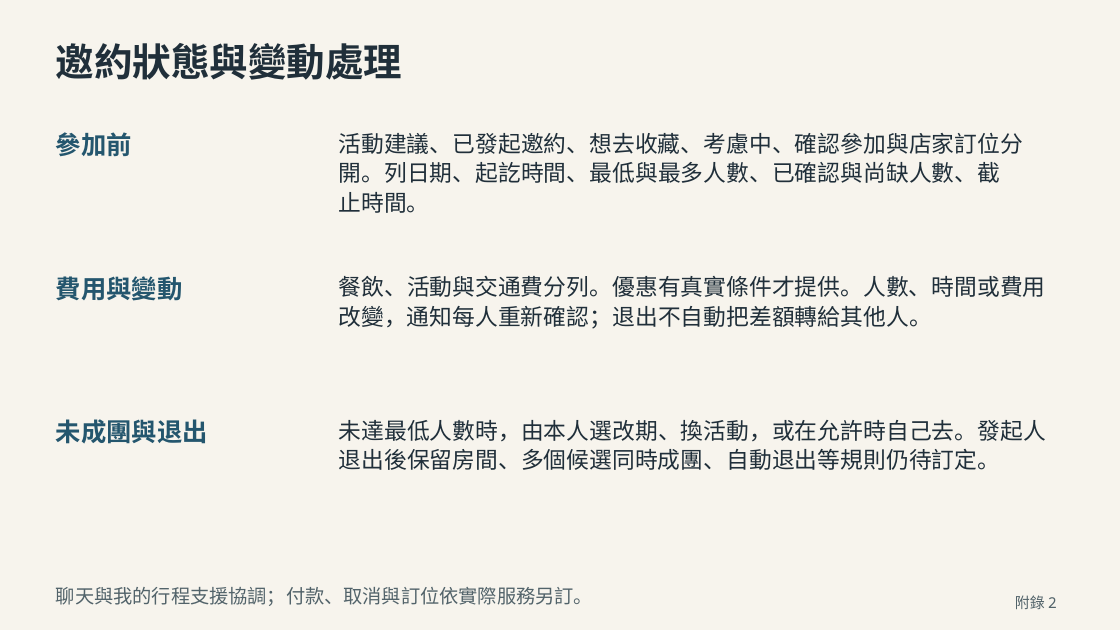
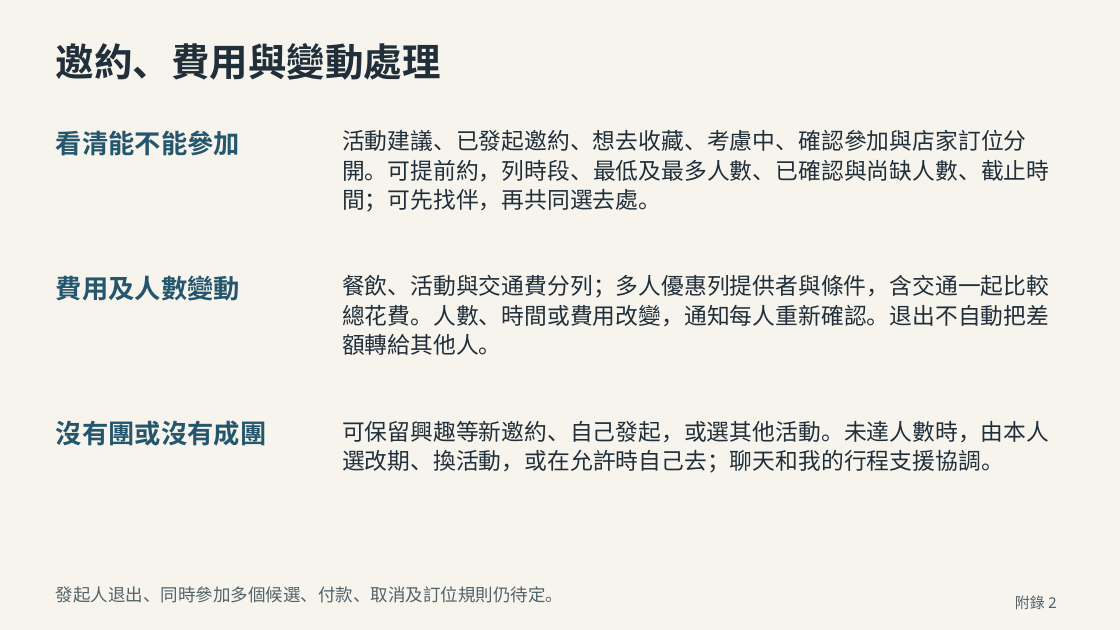
Before and after one commit to e40125/yoxi-meeting-review, a slide deck: slide 18 of downloads/proposal/yoxi-proposal.pptx. Drawn at 1120x630 pixels with LibreOffice and Linux fonts; fonts in the diff are those of the drawing. Boxes give left, top, right and bottom in pixels: in the first picture for what was removed or moved away, otherwise in the second. Text is boxed around its words. In the diff, an @@ line names an element or a change of style, - is before the commit and + after.

```diff
--- a/downloads/proposal/yoxi-proposal.pptx
+++ b/downloads/proposal/yoxi-proposal.pptx
@@ text at (56, 43, 441, 80): text changed @@
-邀約狀態與變動處理
+邀約、費用與變動處理
@@ text at (56, 130, 240, 156): text changed; size 21.8 to 22.5 pt @@
-參加前
+看清能不能參加
@@ text at (342, 160, 1049, 181): text changed @@
-開。列日期、起訖時間、最低與最多人數、已確認與尚缺人數、截
+開。可提前約，列時段、最低及最多人數、已確認與尚缺人數、截止時
@@ text at (342, 189, 661, 212): text changed @@
-止時間。
+間；可先找伴，再共同選去處。
@@ text at (56, 275, 240, 301): text changed; size 21.8 to 22.5 pt @@
-費用與變動
+費用及人數變動
@@ text at (342, 275, 1049, 298): text changed @@
-餐飲、活動與交通費分列。優惠有真實條件才提供。人數、時間或費用
+餐飲、活動與交通費分列；多人優惠列提供者與條件，含交通一起比較
@@ text at (342, 305, 1049, 326): text changed @@
-改變，通知每人重新確認；退出不自動把差額轉給其他人。
+總花費。人數、時間或費用改變，通知每人重新確認。退出不自動把差
@@ text added at (342, 334, 502, 355), 19.5 pt, text #202F3A @@
+額轉給其他人。
@@ text at (56, 420, 266, 446): text changed; size 21.8 to 22.5 pt @@
-未成團與退出
+沒有團或沒有成團
@@ text at (342, 421, 1049, 442): text changed @@
-退出後保留房間、多個候選同時成團、自動退出等規則仍待訂定。
+可保留興趣等新邀約、自己發起，或選其他活動。未達人數時，由本人
@@ text at (342, 450, 1004, 473): text changed @@
-未達最低人數時，由本人選改期、換活動，或在允許時自己去。發起人
+選改期、換活動，或在允許時自己去；聊天和我的行程支援協調。
@@ text at (56, 586, 563, 603): text changed; size 16.5 to 15 pt @@
-聊天與我的行程支援協調；付款、取消與訂位依實際服務另訂。
+發起人退出、同時參加多個候選、付款、取消及訂位規則仍待定。
```
Also in this commit, not shown: 21 other slides changed, 5 slides added, 5 slides removed, 47 other files.
